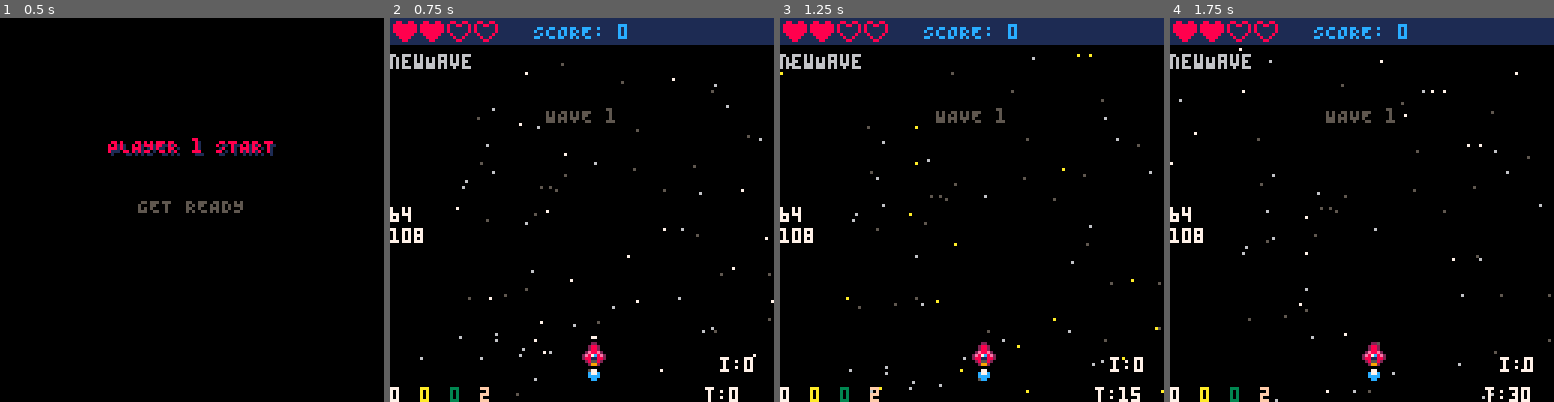
Above: before the commit, frames 1-4 (left to right).
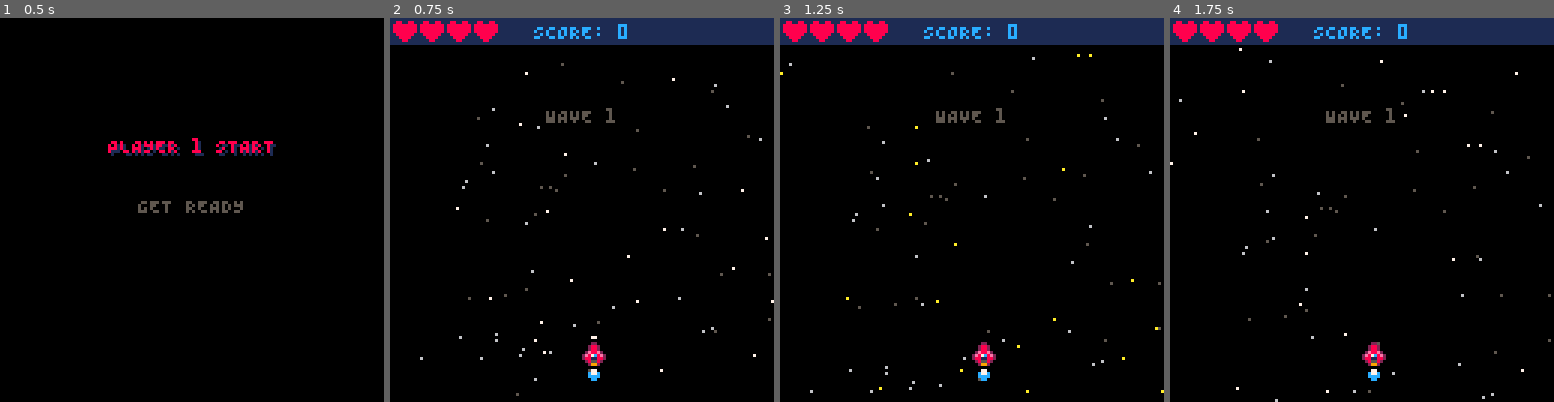
Above: after the commit, the same moments.

Repository: ProfSFrink/pico-8_shump_tutorial
Game: PICO-8 cartridge shump.p8
Two runs of this game, one before a commit and one after it. Both use one fixed random seed, a clock stepped at 60 frames per second and the inputs below.
Inputs:
- Up to frame 1 (0.5 s): tap X (X key) at 0.33 s
- Up to frame 2 (0.75 s): tap O (Z key) at 0.7 s
- Up to frame 3 (1.25 s): tap X (X key) at 1.07 s
- Up to frame 4 (1.75 s): hold Right from 1.6 s (still down); tap O (Z key) at 1.7 s

Frame 1 is identical in both runs. In frame 2, 1.6% of the frame differs, in the area x 0-95%, y 1-100%; in frame 3, 1.6%; in frame 4, 1.7%.

Commit message:
- (feat) initial collision detection with enemy bullets.

Diff:
--- a/entities/Projectiles.lua
+++ b/entities/Projectiles.lua
@@ -15,7 +15,8 @@
     bullet = {
         ani = { start = 16,
                 fin = 17,
-                delay = 5 },
+                delay = 5
+            },
         spd = 3,
         colW = 3,
         colH = 3,
@@ -34,8 +35,9 @@
     },
     laser = {
         ani = { start = 18,
-        fin = 21,
-        delay = 6 },
+                fin = 21,
+                delay = 6
+            },
         spd = 4,
         colW = 3,
         colH = 3,
@@ -54,8 +56,9 @@
     },
     enemyBullet = {
         ani = { start = 32,
-                fin = 33,
-                delay = 5 },
+                fin = 34,
+                delay = 5
+            },
         spd = 3,
         colW = 3,
         colH = 3,
@@ -63,8 +66,8 @@
         dam = 1,
         sfx = 0,
         animate = function(_ENV)
-            if curSpr == ani.start then
-                curSpr = ani.fin
+            if curSpr < ani.fin then
+                curSpr += 1
             else
                 curSpr = ani.start
             end
--- a/entities/ship.lua
+++ b/entities/ship.lua
@@ -100,6 +100,18 @@
             end
         end,
 
+        -- Handles ship being hit by an entity.
+        hit = function(_ENV)
+            g.sfx(1)
+            if g.player.lives <= 0 then
+                invul = 30
+                g.spawnExp(x, y, 0, g.shipCols)
+                g.spawnShockWave(x, y, g.lgSwCfg)
+            else
+                invul = 60 -- 2 secs of invulnerability.
+            end
+        end,
+
         -- Reset ship properties to default.
         reset = function(_ENV)
             sprite = startSprite
--- a/main.lua
+++ b/main.lua
@@ -3,7 +3,7 @@
 -- Reference to global scope.
 _g = _ENV
 
-debugMode = true
+debugMode = false
 
 -- Game strings.
 
--- a/scenes/GameScene.lua
+++ b/scenes/GameScene.lua
@@ -105,14 +105,17 @@
 			if hasCollided(e, ship) and ship.invul <= 0 then
 				player.lives -= 1
 				e:hit()
-				if player.lives <= 0 then
-					ship.invul = 30
-					spawnExp(ship.x, ship.y, 0, shipCols)
-					spawnShockWave(ship.x, ship.y, lgSwCfg)
-				else
-					ship.invul = 60 -- 2 secs of invulnerability.
-				end
+				ship:hit()
 			end
+		end
+	end
+
+	-- Handle collisions between enemy
+	-- projectiles and ship.
+	for ep in all(enemyProjectiles) do
+		if hasCollided(ep, ship) and ship.invul <= 0 then
+			player.lives -= 1
+			ship:hit()
 		end
 	end
 end
--- a/states/GameState.lua
+++ b/states/GameState.lua
@@ -46,7 +46,7 @@
 	-- Setup player.
 	player = {
 		score = 0,
-		lives = 2,
+		lives = 4,
 		bombs = 2
 	}
 
